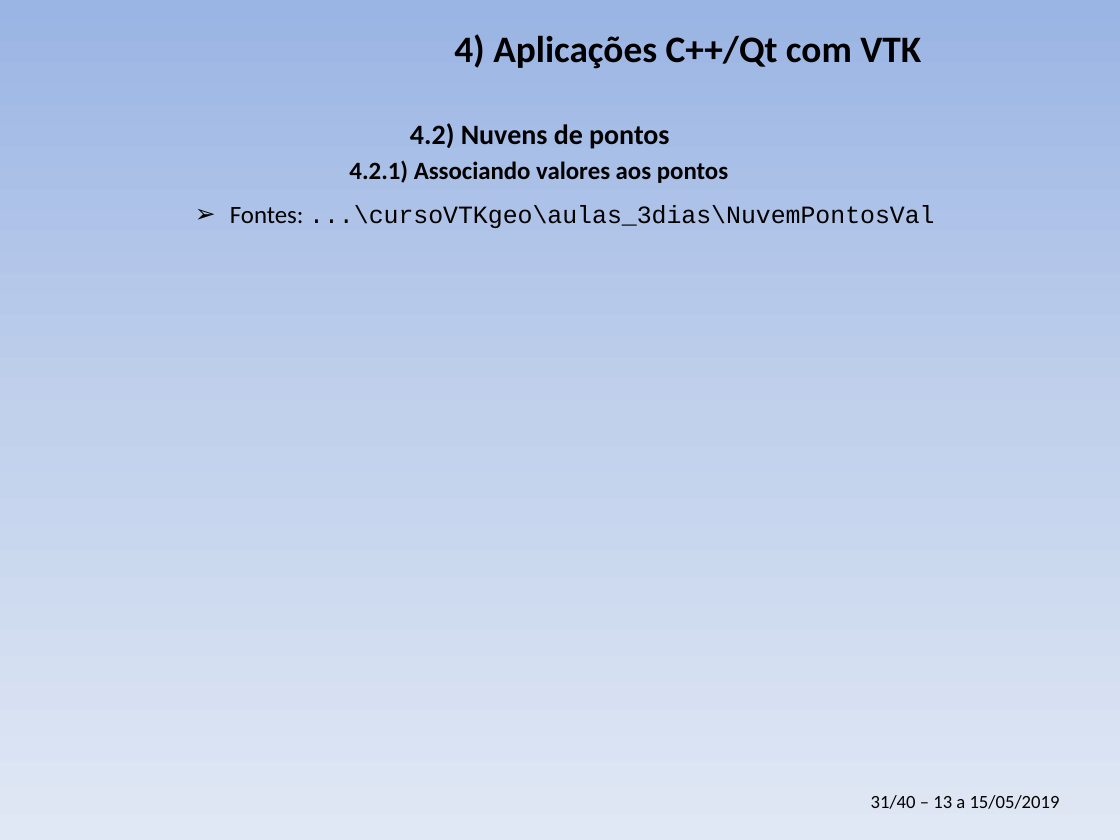
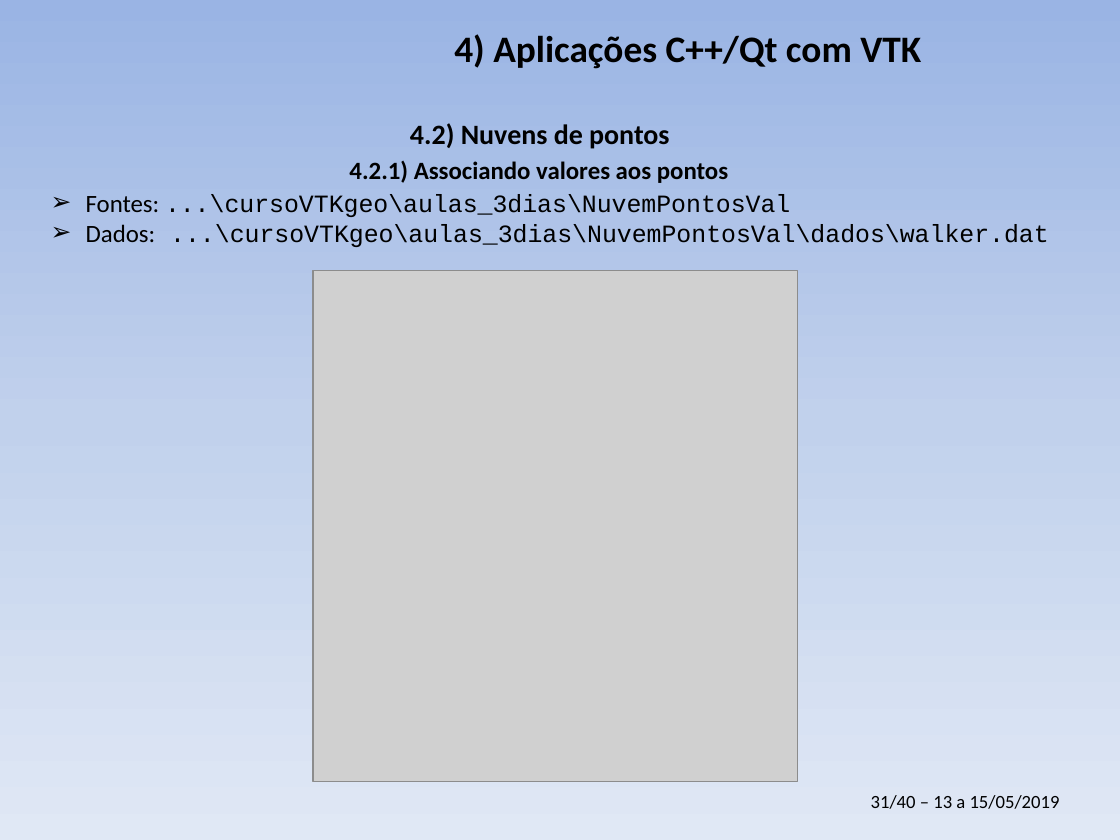
Before and after one commit to PauloCarvalhoRJ/cursoVTKgeo, a slide deck: slide 31 of aulas_3dias/slides_3dias.pptx. Drawn at 1120x840 pixels with LibreOffice and Linux fonts; fonts in the diff are those of the drawing; grey boxes stand for pictures; background and template pictures are left out. Boxes give left, top, right and bottom in pixels: in the first picture for what was removed or moved away, otherwise in the second. Text is boxed around its words. In the diff, an @@ line names an element or a change of style, - is before the commit and + after.

```diff
--- a/aulas_3dias/slides_3dias.pptx
+++ b/aulas_3dias/slides_3dias.pptx
@@ text "Fontes: ...\cursoVTKgeo\aulas_3dias\NuvemPontosVal": place and size @@
-text "Fontes: ...\cursoVTKgeo\aulas_3dias\NuvemPontosVal" at box(230, 205, 934, 228)
+text "Fontes: ...\cursoVTKgeo\aulas_3dias\NuvemPontosVal" at box(86, 194, 1049, 247)
@@ text at box(86, 224, 1049, 247): paragraph added @@
+➢ Dados: ...\cursoVTKgeo\aulas_3dias\NuvemPontosVal\dados\walker.dat
@@ picture added at box(314, 270, 797, 782) @@
```
Also in this commit, not shown: 1 other slide changed.
